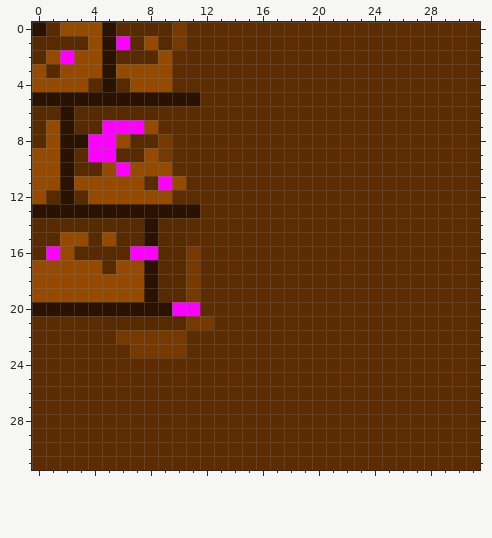
Pixel-art sprite, stored at result.png. Above is the file before it was changed.
The file is 32x32 pixels. Colours within 5 levels of each other are drawn and written as one.
Once edited:
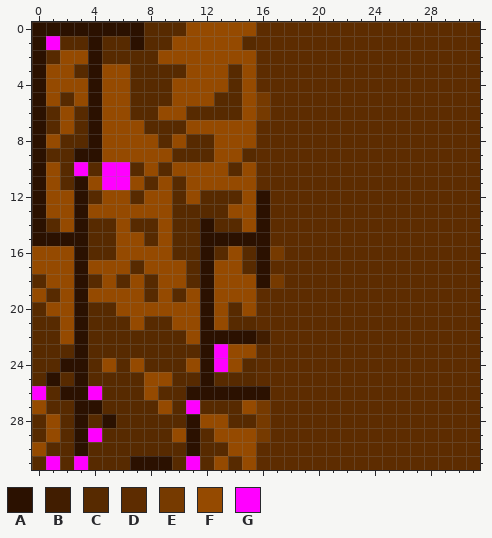
Palette (. is transparent): A #2b1100  B #411d00  C #572a00  D #5d2c00  E #763a00  F #954a00  G #ff00ff
From old to new:
Changed rows in their new state; - is an unchanged pixel.
first column x 0:
 0 -AAAA-AA--CFFFFF--
 1 AG--ACCAC-FFFFFC--
 2 ACF-AC----FFFFFF--
 3 AF-CAF-CCCCFFFCF--
 4 A---AFFCCCFFFFCF--
 5 -FCF-FFCCCFFFCCFE-
 6 A-F-AFF--FFCCCCFE-
 7 ACF-AFFFCCCFFFFF--
 8 A-CCAF-FFCFCCFFF--
 9 ACCAAFFF-FCCCFFC--
10 A-CG-G-C-CFFFFCF--
11 A-CA-GG--FCFFFFF--
12 AFFAC--C--CFCCCFA-
13 -FF-FFFFFFCCCCFFA-
14 A-FA--F-CF-CACCFA-
15 AAAA-CFFCF-CAAAAA-
16 FF-A--FFFF-CACFCAE
17 ---A-F-CFFFCAFFCA-
18 C--AC-C-CFFCAFFFAE
19 -C-A----CF-FAFFF--
20 CFF-CCFFFFFFAFCF--
21 CCFAC--F--FFAFCC--
22 CCFACCCCCCCFAAAAB-
23 CCCACCCCCCCCAGFF--
24 CCAACFCFCCCFAGFC--
25 CACACCCCFFCCACCC--
26 GCAAGCCCFCCAAAAAA-
27 FCCAACCCCFCGCCCFE-
28 CFCACACCCCCAFFCCE-
29 CFCAGCCCCCFACFFFE-
30 FCCACCCCCCCACCFF--
31 CGCGCCCAAACGCFCF--
Where, in picture pixels (left, top, right, bottom), the same in both pictures:
changed: (32, 22, 284, 470)
